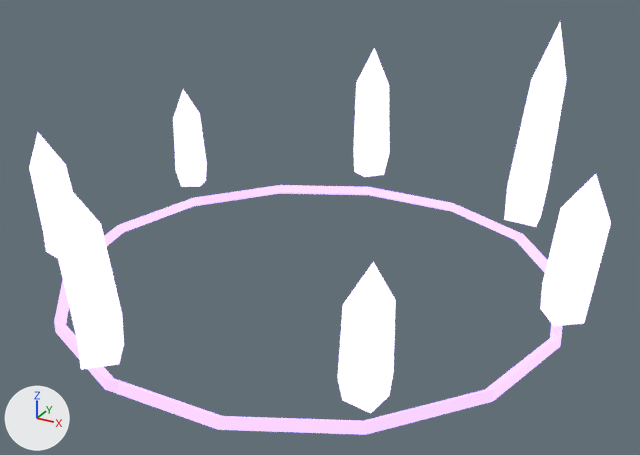
Two versions of the glTF model public/assets/parts/dc_shade_halo.glb, one commit apart.
The view is the same before and after, from a 50 mm camera at (0.473, -0.841, 0.49) aimed at (0.025, -0.025, 0.083). The axes (+X, +Y, +Z) are drawn at lower left. The lights are the same throughout. The older version comes first. Where no turn or scale is listed for an object, it has been applied to the vertices. Vertices at exactly the same position are counted once.

In view in the first picture: 'part.dc_shade_halo'.
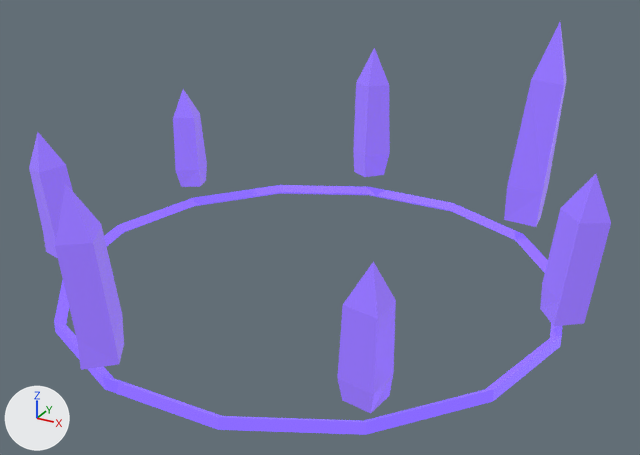
Boxes (x1, y1, x2, y2) around the edits, measured in the pictures (640 x 455 px):
part 1 of me_deep_kit, recoloured: (54, 185, 562, 435) in both
part 2 of me_deep_kit, recoloured (darker): (29, 22, 611, 413) in both

Diff of the bpy script that builds the scene:
```diff
--- a/public/assets/parts/dc_shade_halo.glb.py
+++ b/public/assets/parts/dc_shade_halo.glb.py
@@ mat_dc_glow_5a3cd8_8a6aff_0_8 @@
+mat_dc_glow_5a3cd8_8a6aff_0_8 = principled_material('dc_glow_5a3cd8_8a6aff_0.8')
+mat_dc_glow_5a3cd8_8a6aff_0_8.base_color = (0.102, 0.0452, 0.687)  # blue #5a3cd8
+mat_dc_glow_5a3cd8_8a6aff_0_8.emission_color = (0.203, 0.115, 0.8)  # blue #7c5fe7
+mat_dc_glow_5a3cd8_8a6aff_0_8.emission_strength = 1.0
@@ mat_dc_crystal_5a44b8_9d7bff_0_6 @@
+mat_dc_crystal_5a44b8_9d7bff_0_6 = principled_material('dc_crystal_5a44b8_9d7bff_0.6')
+mat_dc_crystal_5a44b8_9d7bff_0_6.base_color = (0.102, 0.0578, 0.479)  # blue #5a44b8
+mat_dc_crystal_5a44b8_9d7bff_0_6.metallic = 0.1
+mat_dc_crystal_5a44b8_9d7bff_0_6.roughness = 0.18
+mat_dc_crystal_5a44b8_9d7bff_0_6.emission_color = (0.202, 0.119, 0.6)  # purple #7c61cb
+mat_dc_crystal_5a44b8_9d7bff_0_6.emission_strength = 1.0
@@ me_deep_kit @@
 me_deep_kit.from_pydata(...)  # 133 vertices, 238 faces; spans x -0.321..0.321, y -0.328..0.328, z -0.147..0.147
 # used by ob_part_dc_shade_halo; location = (0.017, -0.001, 0.14)
+# me_deep_kit part 1: all 84 faces that had it switch from mat_dc_glow_7c5cff_b89cff_1_8 (blue #7c5cff, glowing purple #b89cff) to mat_dc_glow_5a3cd8_8a6aff_0_8 (blue #5a3cd8, glowing blue #7c5fe7)
+# me_deep_kit part 2: all 154 faces that had it switch from mat_dc_crystal_8a78d8_d8c8ff_1_9 (blue #8a78d8, glowing purple #d8c8ff) to mat_dc_crystal_5a44b8_9d7bff_0_6 (blue #5a44b8, glowing purple #7c61cb)
```
